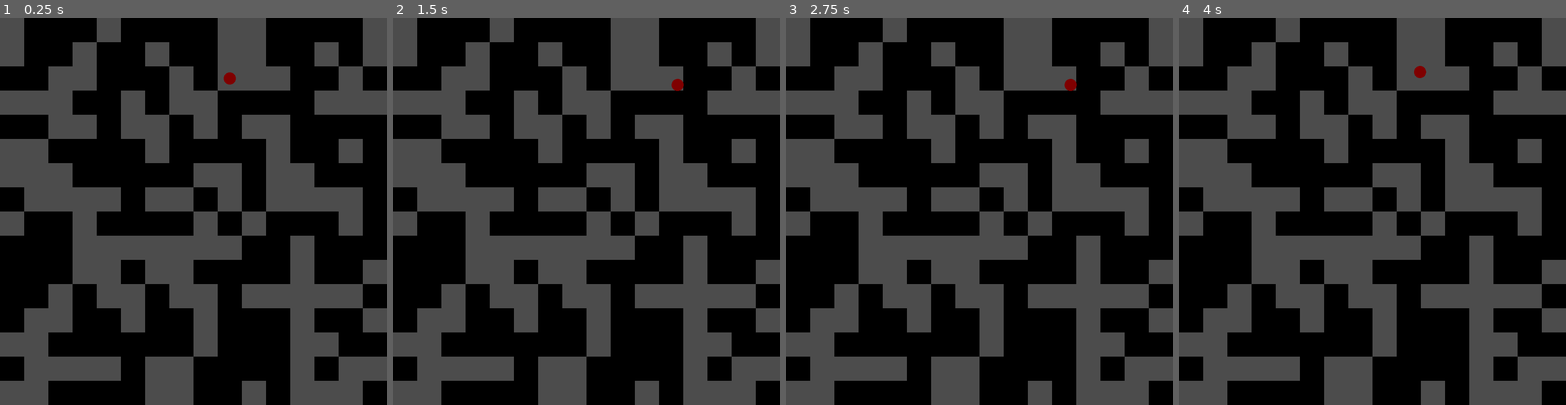
Above: before the commit, frames 1-4 (left to right).
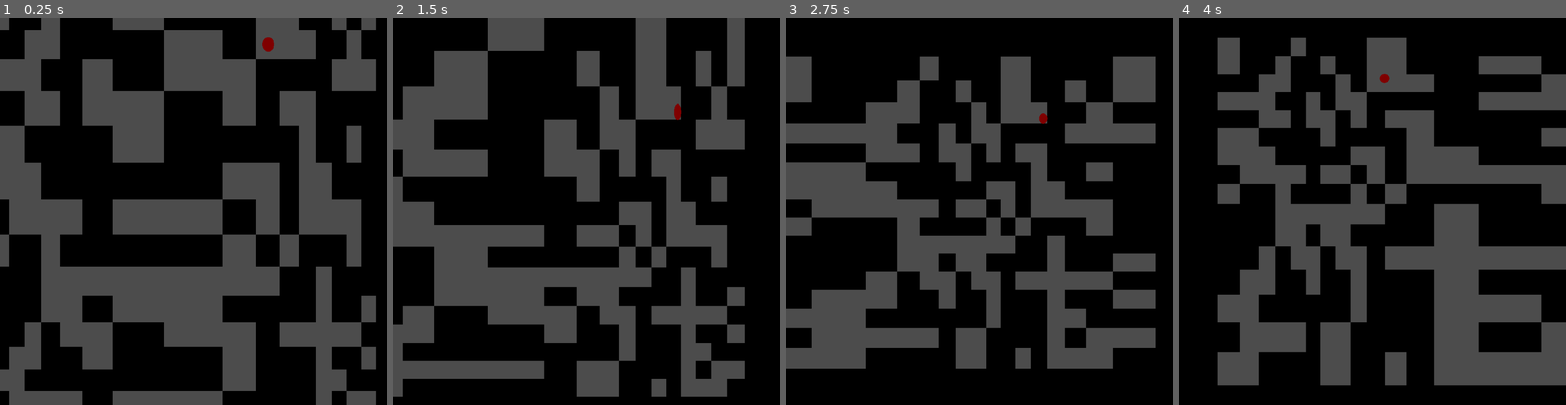
Above: after the commit, the same moments.

Repository: Bonfirium/maze_squeezer
Game: Godot game, scene res://scenes/player.tscn
Same seed, same stepped clock (60 frames per second), same inputs: the game is played once before the commit and once after it.
Inputs:
- Up to frame 1 (0.25 s): no input
- Up to frame 2 (1.5 s): hold D 0.53-1.28 s; hold S from 1.28 s (still down)
- Up to frame 3 (2.75 s): release S at 2.03 s; hold D from 2.03 s (still down)
- Up to frame 4 (4 s): release D at 2.78 s; hold W 2.78-3.53 s; hold A from 3.53 s (still down)

The runs differ from the first frame. In frame 1, 51% of the frame differs, in the area x 0-100%, y 0-100%; in frame 2, 46%; in frame 3, 46%; in frame 4, 50%.

Commit message:
I\'m a junkie

Diff:
--- a/scenes/player.tscn
+++ b/scenes/player.tscn
@@ -1,20 +1,81 @@
-[gd_scene load_steps=4 format=2]
+[gd_scene load_steps=8 format=2]
 
-[ext_resource path="res://scripts/Game.gd" type="Script" id=1]
-[ext_resource path="res://scripts/Map.gd" type="Script" id=2]
-[ext_resource path="res://scripts/Player.gd" type="Script" id=3]
+[ext_resource path="res://scripts/Root.gd" type="Script" id=1]
+[ext_resource path="res://scripts/Game.gd" type="Script" id=2]
+[ext_resource path="res://scripts/Map.gd" type="Script" id=3]
+[ext_resource path="res://scripts/Player.gd" type="Script" id=4]
 
-[node name="Game" type="Node" index="0"]
+[sub_resource type="Shader" id=2]
+
+code = "shader_type canvas_item;
+
+void fragment() {
+	vec2 new_pos = UV + vec2(sin(TIME + UV.x * 6.5), cos(TIME + UV.y * 3.5)) * 0.1;
+	vec4 color = texture(TEXTURE, new_pos);
+	if (new_pos.x < 0.0 || new_pos.x >= 1.0 || new_pos.y < 0.0 || new_pos.y >= 1.0) {
+		color = vec4(0.0, 0.0, 0.0, 1.0);
+	}
+	COLOR = color;
+}
+"
+
+[sub_resource type="ShaderMaterial" id=3]
+
+render_priority = 0
+shader = SubResource( 2 )
+
+[sub_resource type="ViewportTexture" id=1]
+
+resource_local_to_scene = true
+flags = 0
+viewport_path = NodePath("Game")
+
+[node name="Root" type="Node" index="0"]
 
 script = ExtResource( 1 )
+
+[node name="Game" type="Viewport" parent="." index="0"]
+
+arvr = false
+size = Vector2( 1024, 1024 )
+own_world = false
+world = null
+transparent_bg = false
+msaa = 0
+hdr = true
+disable_3d = true
+usage = 0
+debug_draw = 0
+render_target_v_flip = true
+render_target_clear_mode = 0
+render_target_update_mode = 3
+audio_listener_enable_2d = false
+audio_listener_enable_3d = false
+physics_object_picking = false
+gui_disable_input = false
+gui_snap_controls_to_pixels = true
+shadow_atlas_size = 0
+shadow_atlas_quad_0 = 2
+shadow_atlas_quad_1 = 2
+shadow_atlas_quad_2 = 3
+shadow_atlas_quad_3 = 4
+script = ExtResource( 2 )
+_sections_unfolded = [ "Render Target", "Rendering" ]
 width = 16
 height = 16
 
-[node name="Map" type="Node2D" parent="." index="0"]
+[node name="Map" type="Node2D" parent="Game" index="0"]
 
-script = ExtResource( 2 )
+script = ExtResource( 3 )
 _sections_unfolded = [ "Transform" ]
 
-[node name="Player" type="Node2D" parent="." index="1"]
+[node name="Player" type="Node2D" parent="Game" index="1"]
 
-script = ExtResource( 3 )
+script = ExtResource( 4 )
+
+[node name="PostProcessor" type="Sprite" parent="." index="1"]
+
+material = SubResource( 3 )
+position = Vector2( 512, 512 )
+texture = SubResource( 1 )
+_sections_unfolded = [ "Material", "Transform" ]
--- a/scripts/Game.gd
+++ b/scripts/Game.gd
@@ -3,6 +3,7 @@
 export (int) var width = 16
 export (int) var height = 16
 var matrix = []
+var player
 
 func _ready():
 	for y in range(height):
@@ -11,6 +12,7 @@
 		for x in range(width):
 			column[x] = [false, true][randi() % 2]
 		matrix.append(column)
-	$Player.position = Vector2(randi() % width + 0.5, randi() % height + 0.5) * 64
-	$Player.matrix = matrix
+	player = $Player
+	player.position = Vector2(randi() % width + 0.5, randi() % height + 0.5) * 64
+	player.matrix = matrix
 	$Map.matrix = matrix
--- /dev/null
+++ b/scripts/Root.gd
@@ -0,0 +1,9 @@
+extends Node
+
+func _ready():
+	var player = $Game.player
+	print(player.position)
+	pass
+
+func _process(delta):
+	pass
